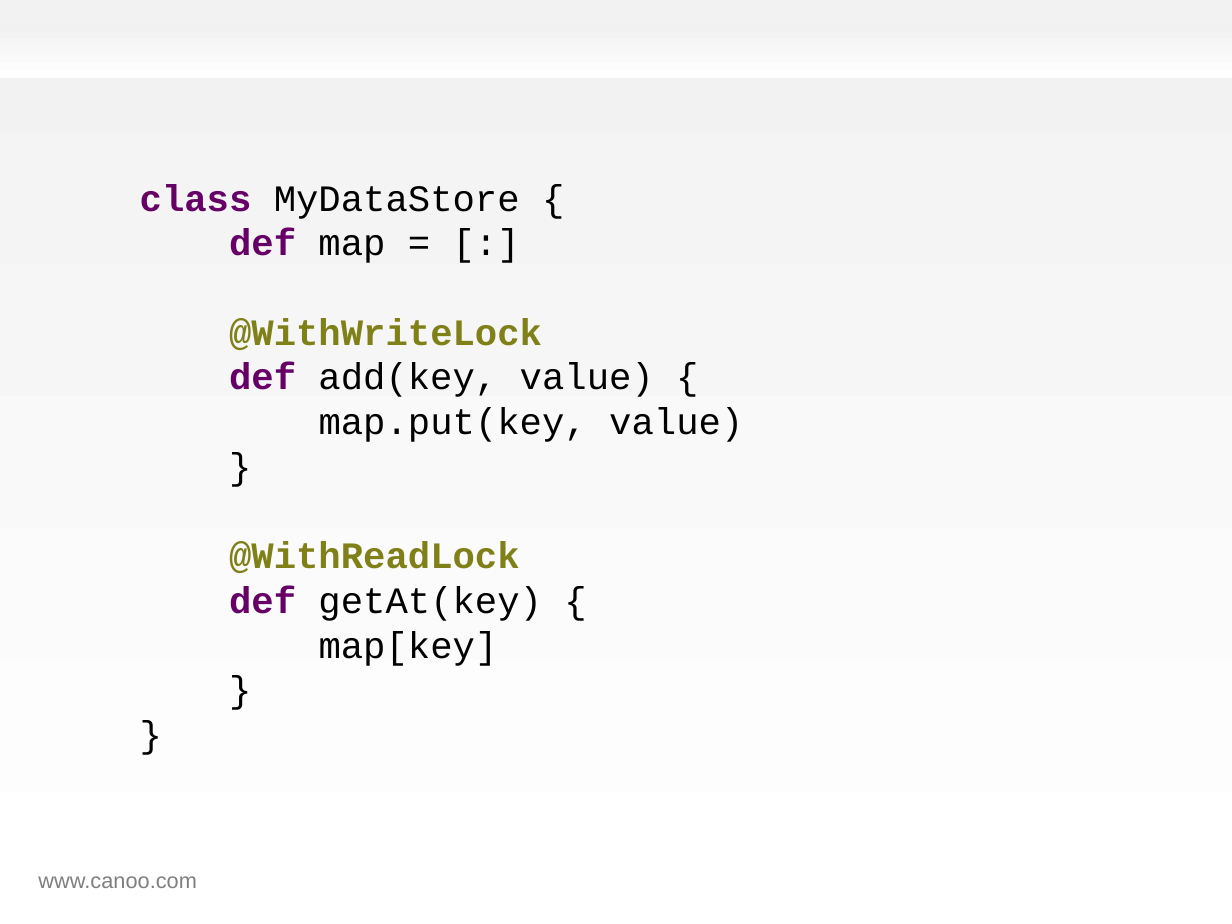
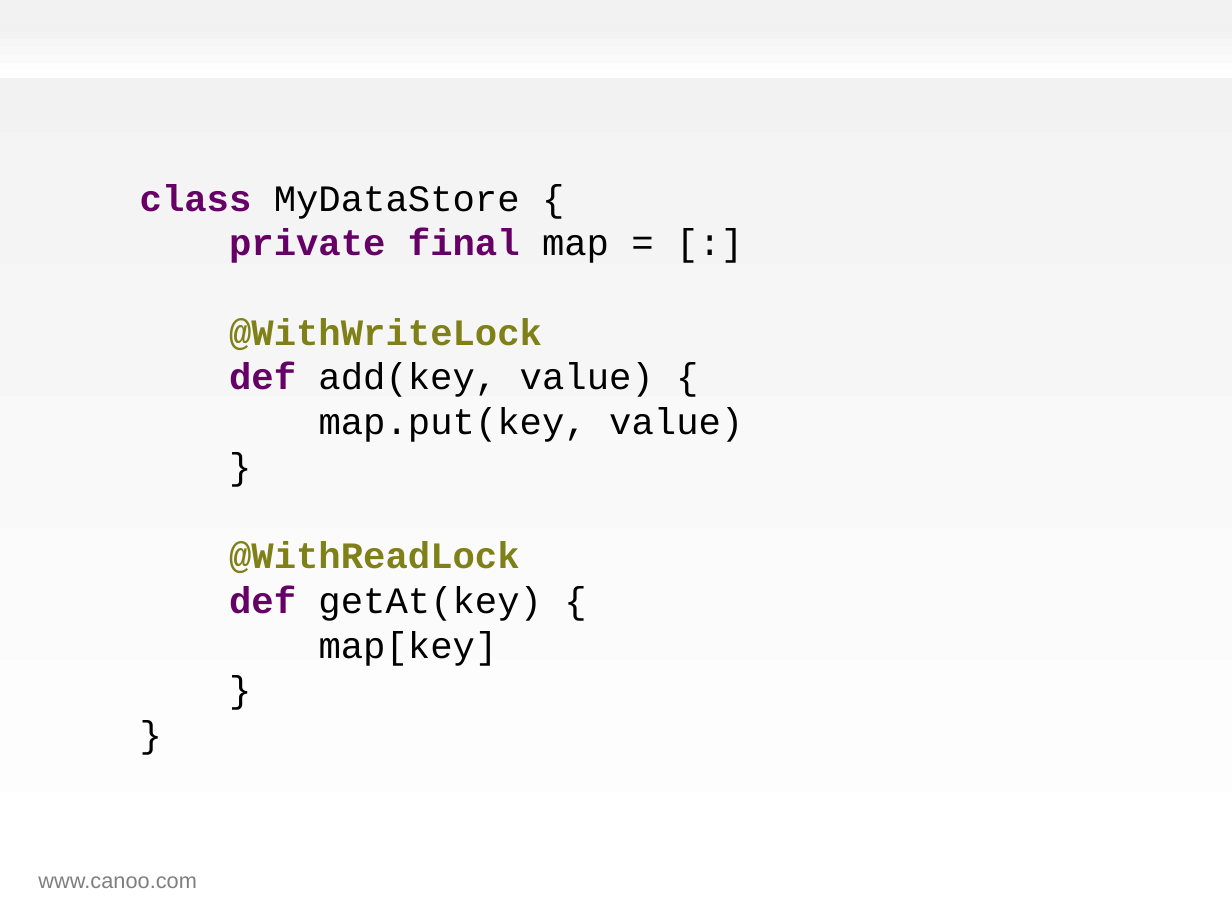
Before and after one commit to HamletDRC/presentations, a slide deck: slide 95 of effectivegroovy/effectivegroovy_gr82011.odp. Drawn at 1232x924 pixels with LibreOffice and Linux fonts; fonts in the diff are those of the drawing; background and template pictures are left out. Boxes give left, top, right and bottom in pixels: in the first picture for what was removed or moved away, otherwise in the second. Text is boxed around its words. In the diff, an @@ line names an element or a change of style, - is before the commit and + after.

```diff
--- a/effectivegroovy/effectivegroovy_gr82011.odp
+++ b/effectivegroovy/effectivegroovy_gr82011.odp
@@ text at <box>140,184,743,666</box>: text changed @@
-class MyDataStore {
-def map = [:]
-@WithWriteLock
-def add(key, value) {
-map.put(key, value)
-}
-@WithReadLock
-def getAt(key) {
-map[key]
-}
-}
+class MyDataStore {
+private final map = [:]
+@WithWriteLock
+def add(key, value) {
+map.put(key, value)
+}
+@WithReadLock
+def getAt(key) {
+map[key]
+}
+}
```
Also in this commit, not shown: 12 other slides changed, 4 other files.
